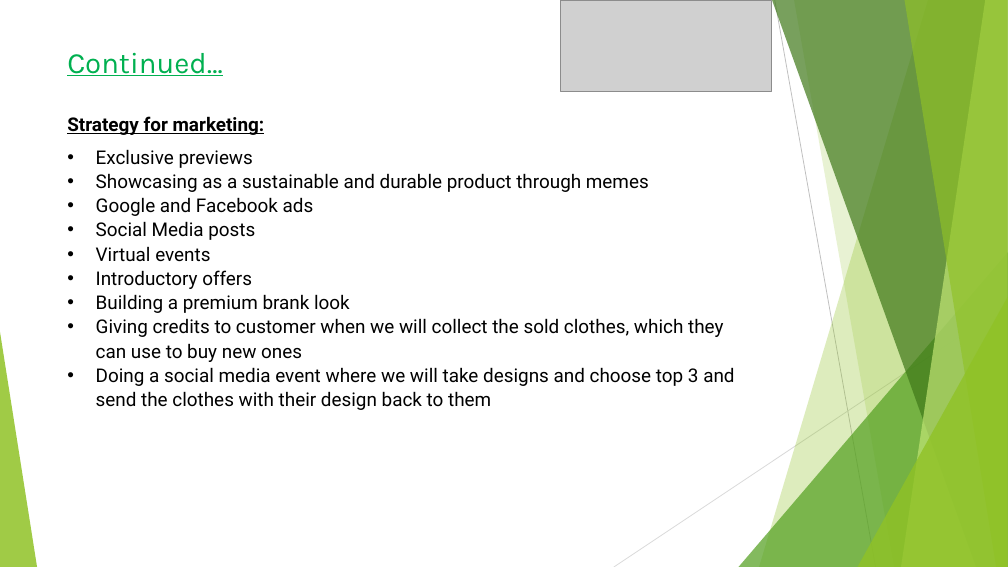
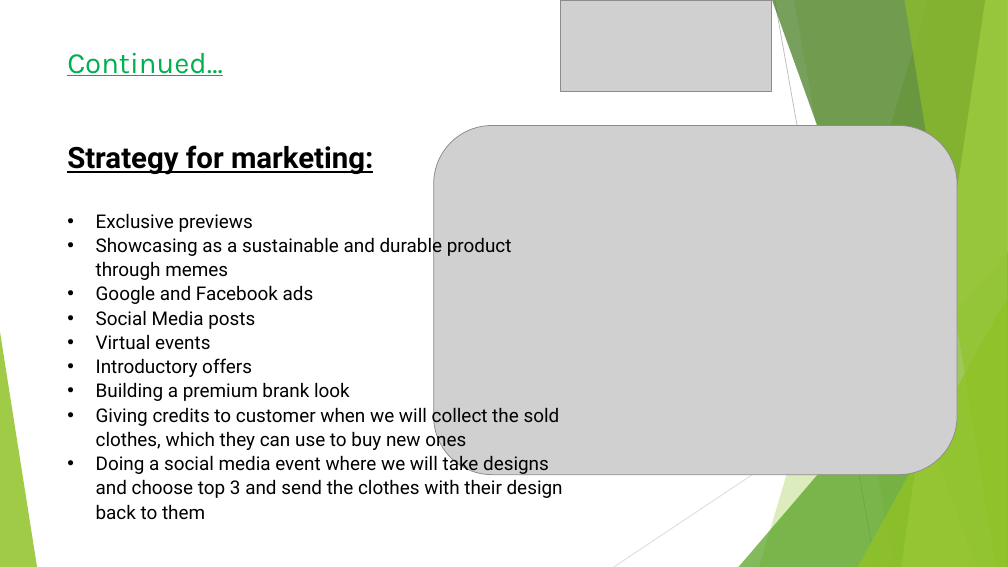
Before and after one commit to subhro1530/Hult-Prize, a slide deck: slide 9 of Demonstration.pptx. Drawn at 1008x567 pixels with LibreOffice and Linux fonts; fonts in the diff are those of the drawing; grey boxes stand for pictures. Boxes give left, top, right and bottom in pixels: in the first picture for what was removed or moved away, otherwise in the second. Text is boxed around its words. In the diff, an @@ line names an element or a change of style, - is before the commit and + after.

```diff
--- a/Demonstration.pptx
+++ b/Demonstration.pptx
@@ text "Strategy for marketing:" moved from (x1=67, y1=116, x2=734, y2=410) to (x1=67, y1=145, x2=563, y2=520) @@
@@ text at (x1=67, y1=145, x2=373, y2=175): size 18 to 28 pt in "Strategy for marketing:" @@
@@ picture added at (x1=434, y1=126, x2=957, y2=475) @@
```
Also in this commit, not shown: 4 other slides changed.
